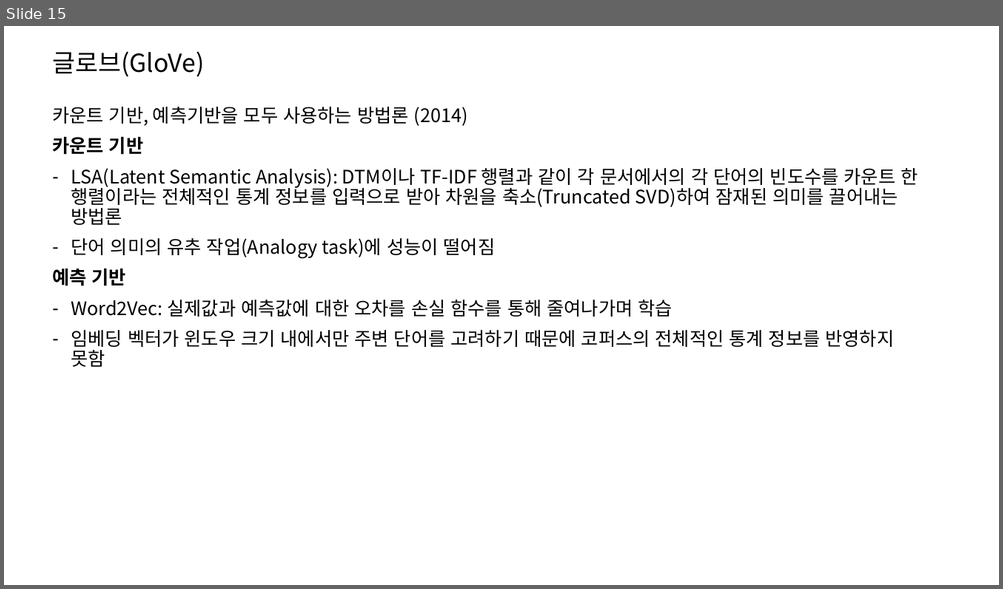
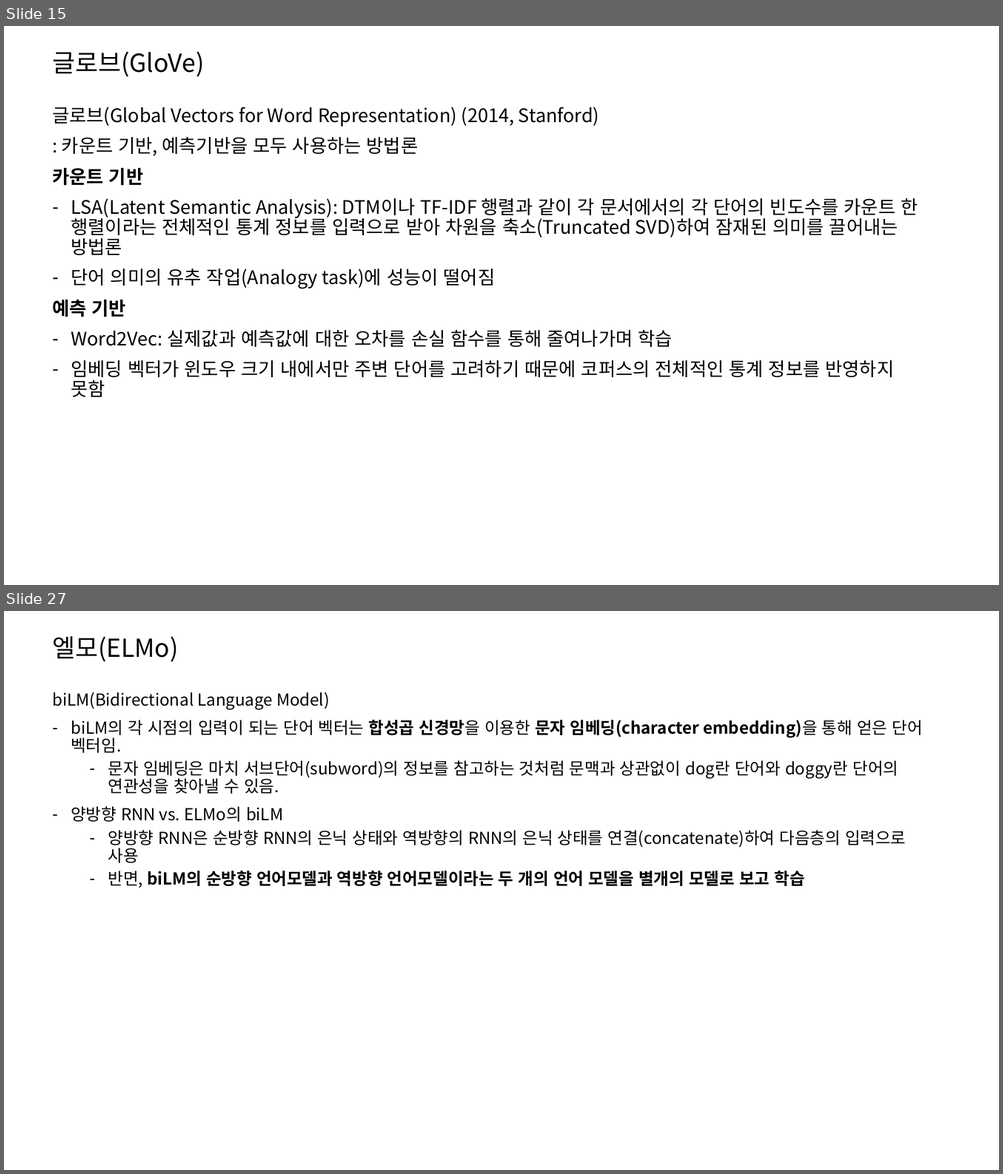
Before and after one commit to jo-cho/nlp_study, a slide deck: 4_PPTS/word2vec.pptx. Shown one above the other, each under a label of ours: slide 15 before the commit, slides 15 and 27 after it; the slides between them are not shown. The pictures are 1003x589 and 1003x1174 pixels, drawn with LibreOffice and Linux fonts; fonts in the diff are those of the drawing. Boxes give left, top, right and bottom in pixels: in the first picture for what was removed or moved away, otherwise in the second. Text is boxed around its words. In the diff, an @@ line names an element or a change of style, - is before the commit and + after.

```diff
--- a/4_PPTS/word2vec.pptx
+++ b/4_PPTS/word2vec.pptx
@@ slide 27 added at bbox=[4, 611, 999, 1170], background #FFFFFF @@
@@ title added at bbox=[52, 636, 178, 662], 24 pt, text #000000 @@
+엘모(ELMo)
@@ text added at bbox=[52, 692, 922, 888], 16 pt, text #000000 @@
+biLM(Bidirectional Language Model)
+– biLM의 각 시점의 입력이 되는 단어 벡터는 합성곱 신경망을 이용한 문자 임베딩(character embedding)을 통해 얻은 단어 벡터임.
+  – 문자 임베딩은 마치 서브단어(subword)의 정보를 참고하는 것처럼 문맥과 상관없이 dog란 단어와 doggy란 단어의 연관성을 찾아낼 수 있음.
+– 양방향 RNN vs. ELMo의 biLM
+  – 양방향 RNN은 순방향 RNN의 은닉 상태와 역방향의 RNN의 은닉 상태를 연결(concatenate)하여 다음층의 입력으로 사용
+  – 반면, biLM의 순방향 언어모델과 역방향 언어모델이라는 두 개의 언어 모델을 별개의 모델로 보고 학습
@@ slide 15 changed as well @@
@@ text at bbox=[52, 107, 600, 156]: text changed @@
-카운트 기반, 예측기반을 모두 사용하는 방법론 (2014)
+글로브(Global Vectors for Word Representation) (2014, Stanford)
+: 카운트 기반, 예측기반을 모두 사용하는 방법론
```
Also in this commit, not shown: 14 other slides added, 1 other file.
